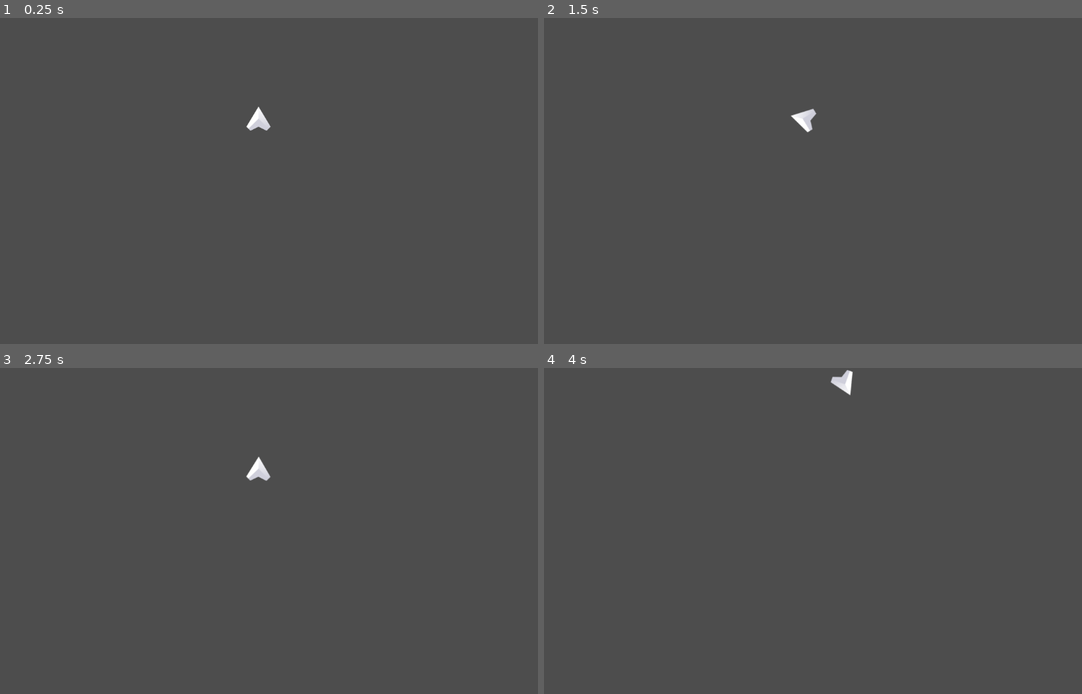
Above: before the commit, frames 1-4 (two rows, left to right).
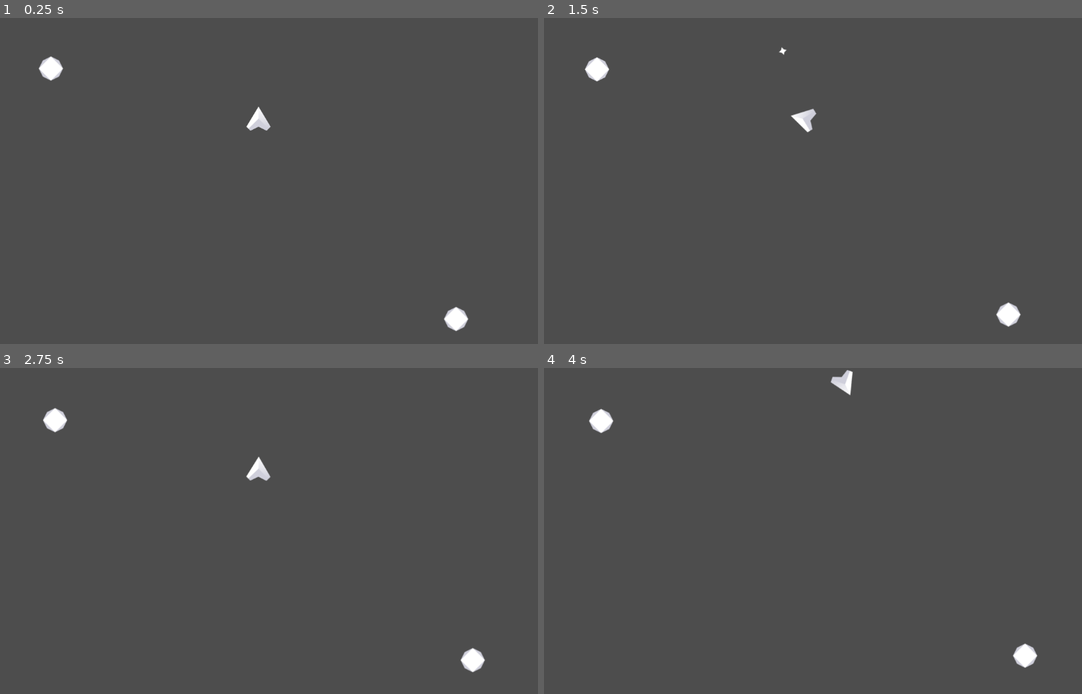
Above: after the commit, the same moments.

Repository: SkyeM33/Space-Shooter
Game: Godot game, scene res://game.tscn
Same seed, same stepped clock (60 frames per second), same inputs: the game is played once before the commit and once after it.
Inputs:
- Up to frame 1 (0.25 s): no input
- Up to frame 2 (1.5 s): hold D (Right) 0.53-1.28 s; tap Space (Shoot, bound only after the commit) at 0.6, 1.35 s; hold A (Left) from 1.28 s (still down)
- Up to frame 3 (2.75 s): release A (Left) at 2.03 s; hold D (Right) from 2.03 s (still down); tap Space (Shoot, bound only after the commit) at 2.1 s
- Up to frame 4 (4 s): release D (Right) at 2.78 s; hold W (Forward) 2.78-3.53 s; tap Space (Shoot, bound only after the commit) at 2.85, 3.6 s; hold A (Left) from 3.53 s (still down)

The runs differ from the first frame. In frame 1, 0.5% of the frame differs, in the area x 7-88%, y 11-96%; in frame 2, 0.5%, in the area x 7-89%, y 8-95%; in frame 3, 0.5%; in frame 4, 0.5%.

Commit message:
Complete Part 2

Diff:
--- /dev/null
+++ b/Asteroid/Asteroid.gd
@@ -0,0 +1,15 @@
+extends CharacterBody2D
+
+
+
+var initial_speed = 100.0
+
+func _ready():
+	velocity = Vector2(0, initial_speed*randf()).rotated(2*PI*randf())
+
+
+
+func _physics_process(_delta):
+	move_and_slide()
+	position.x = wrapf(position.x, 0, 1152)
+	position.y = wrapf(position.y, 0, 648)
--- /dev/null
+++ b/Asteroid/asteroid.tscn
@@ -0,0 +1,13 @@
+[gd_scene load_steps=3 format=3 uid="uid://bl5ba5yk3mwsk"]
+
+[ext_resource type="Script" path="res://Asteroid/Asteroid.gd" id="1_3j30x"]
+[ext_resource type="Texture2D" uid="uid://bd636ws17r47e" path="res://Assets/Assets/Assets/Meteor.png" id="2_3jdac"]
+
+[node name="Asteroid" type="CharacterBody2D"]
+script = ExtResource("1_3j30x")
+
+[node name="Sprite2D" type="Sprite2D" parent="."]
+texture = ExtResource("2_3jdac")
+
+[node name="CollisionPolygon2D" type="CollisionPolygon2D" parent="."]
+polygon = PackedVector2Array(21, -17.3, 21, -14.3, 29.1, 4, 26.3, 4, 20.3, 18, 18.6, 18, 2.6, 28, -2.5, 28, -21, 17.1, -21, 14.3, -29.1, -4, -26.2, -4, -17.2, -21, -14.5, -21, -4, -26.2, -4, -29.2)
--- /dev/null
+++ b/Player/Bullet.gd
@@ -0,0 +1,25 @@
+extends Area2D
+
+
+var speed = 10.0
+var damage = 1.0
+var velocity = Vector2.ZERO
+
+
+
+
+
+# Called when the node enters the scene tree for the first time.
+func _ready():
+	velocity = Vector2(0, -speed).rotated(rotation)
+
+
+func _process(_delta):
+	position = position + velocity
+
+func _on_body_entered(_body):
+	queue_free()
+
+
+func _on_timer_timeout():
+	queue_free()
--- a/Player/Player.gd
+++ b/Player/Player.gd
@@ -3,16 +3,26 @@
 var speed = 5
 var max_speed = 1000
 var rotate_speed = 0.15
+var nose = Vector2(0, -60)
+var Bullet = load("res://Player/bullet.tscn")
 
 
-
-func _physics_process(delta):
+func get_input():
+	var to_return = Vector2.ZERO
+	$Exhaust.hide()
+	if Input.is_action_pressed("Forward"):
+		to_return += Vector2(0,-1)
+		$Exhaust.show()
 	if Input.is_action_pressed("Left"):
 		rotation -= rotate_speed
 	if Input.is_action_pressed("Right"):
 		rotation += rotate_speed
-	if Input.is_action_pressed("Forward"):
-		velocity = velocity + Vector2(0, -speed).rotated(rotation)
+	return to_return.rotated(rotation)
+
+
+func _physics_process(_delta):
+	velocity += get_input()*speed
+	velocity = velocity.normalized() * clamp(velocity.length(), 0, max_speed)
 
 	position.x = wrapf(position.x, 0, 1152)
 	position.y = wrapf(position.y, 0, 648)
@@ -20,3 +30,11 @@
 
 
 	move_and_slide()
+
+	if Input.is_action_just_pressed("Shoot"):
+		var Effects = get_node_or_null("/root/Game/Effects")
+		if Effects != null:
+			var bullet = Bullet.instantiate()
+			bullet.rotation = rotation
+			bullet.global_position = global_position + nose.rotated(rotation)
+			Effects.add_child(bullet)
--- /dev/null
+++ b/Player/bullet.tscn
@@ -0,0 +1,24 @@
+[gd_scene load_steps=4 format=3 uid="uid://beeyhog6tmqvt"]
+
+[ext_resource type="Script" path="res://Player/Bullet.gd" id="1_aqhdy"]
+[ext_resource type="Texture2D" uid="uid://b88tuvkqljvb0" path="res://Assets/Assets/Assets/Bullet.png" id="2_f33n3"]
+
+[sub_resource type="CircleShape2D" id="CircleShape2D_m1cbc"]
+radius = 12.0
+
+[node name="Bullet" type="Area2D"]
+script = ExtResource("1_aqhdy")
+
+[node name="Sprite2D" type="Sprite2D" parent="."]
+texture = ExtResource("2_f33n3")
+
+[node name="CollisionShape2D" type="CollisionShape2D" parent="."]
+shape = SubResource("CircleShape2D_m1cbc")
+
+[node name="Timer" type="Timer" parent="."]
+wait_time = 2.0
+one_shot = true
+autostart = true
+
+[connection signal="body_entered" from="." to="." method="_on_body_entered"]
+[connection signal="timeout" from="Timer" to="." method="_on_timer_timeout"]
--- /dev/null
+++ b/Player/player.tscn
@@ -0,0 +1,21 @@
+[gd_scene load_steps=4 format=3 uid="uid://dudl2a5n1j4y7"]
+
+[ext_resource type="Script" path="res://Player/Player.gd" id="1_hecxl"]
+[ext_resource type="Texture2D" uid="uid://crffa2mldno6x" path="res://Assets/Assets/Assets/Exhaust.png" id="2_gyta2"]
+[ext_resource type="Texture2D" uid="uid://dhctslmq8o2gg" path="res://Assets/Assets/Assets/Player.png" id="3_5y77y"]
+
+[node name="Player" type="CharacterBody2D"]
+position = Vector2(512, 200)
+script = ExtResource("1_hecxl")
+metadata/_edit_group_ = true
+
+[node name="Exhaust" type="Sprite2D" parent="."]
+visible = false
+position = Vector2(0, 50)
+texture = ExtResource("2_gyta2")
+
+[node name="Sprite2D" type="Sprite2D" parent="."]
+texture = ExtResource("3_5y77y")
+
+[node name="CollisionPolygon2D" type="CollisionPolygon2D" parent="."]
+polygon = PackedVector2Array(5, -25.2, 5, -22.5, 28.3, 17, 27.2, 19, 25.9, 19, 17.9, 28, 13.6, 28, -0.700001, 21.7, -19, 29, -19, 25.9, -28, 17.9, -28, 14.4, -3, -25.6, -3, -29.2)
--- a/game.tscn
+++ b/game.tscn
@@ -1,17 +1,18 @@
 [gd_scene load_steps=3 format=3 uid="uid://ca5skdpo3f064"]
 
-[ext_resource type="Script" path="res://Player/Player.gd" id="1_ay6wh"]
-[ext_resource type="Texture2D" uid="uid://dhctslmq8o2gg" path="res://Assets/Assets/Assets/Player.png" id="1_mji68"]
+[ext_resource type="PackedScene" uid="uid://dudl2a5n1j4y7" path="res://Player/player.tscn" id="1_n6a63"]
+[ext_resource type="PackedScene" uid="uid://bl5ba5yk3mwsk" path="res://Asteroid/asteroid.tscn" id="2_jt0jv"]
 
 [node name="Game" type="Node2D"]
 
-[node name="Player" type="CharacterBody2D" parent="."]
-position = Vector2(512, 200)
-script = ExtResource("1_ay6wh")
-metadata/_edit_group_ = true
+[node name="Player" parent="." instance=ExtResource("1_n6a63")]
 
-[node name="Sprite2D" type="Sprite2D" parent="Player"]
-texture = ExtResource("1_mji68")
+[node name="Asteroid_Container" type="Node2D" parent="."]
 
-[node name="CollisionPolygon2D" type="CollisionPolygon2D" parent="Player"]
-polygon = PackedVector2Array(5, -25.2, 5, -22.5, 28.3, 17, 27.2, 19, 25.9, 19, 17.9, 28, 13.6, 28, -0.700001, 21.7, -19, 29, -19, 25.9, -28, 17.9, -28, 14.4, -3, -25.6, -3, -29.2)
+[node name="Asteroid" parent="Asteroid_Container" instance=ExtResource("2_jt0jv")]
+position = Vector2(100, 100)
+
+[node name="Asteroid2" parent="Asteroid_Container" instance=ExtResource("2_jt0jv")]
+position = Vector2(900, 600)
+
+[node name="Effects" type="Node2D" parent="."]
--- a/global.gd
+++ b/global.gd
@@ -1,5 +1,9 @@
 extends Node
 
-func _process(delta):
+
+func ready():
+	randomize()
+
+func _process(_delta):
 	if Input.is_action_pressed("Quit"):
 		get_tree().quit()
--- a/project.godot
+++ b/project.godot
@@ -41,3 +41,8 @@
 "events": [Object(InputEventKey,"resource_local_to_scene":false,"resource_name":"","device":-1,"window_id":0,"alt_press …(182 unchanged characters)…
 ]
 }
+Shoot={
+"deadzone": 0.5,
+"events": [Object(InputEventKey,"resource_local_to_scene":false,"resource_name":"","device":-1,"window_id":0,"alt_pressed":false,"shift_pressed":false,"ctrl_pressed":false,"meta_pressed":false,"pressed":false,"keycode":0,"physical_keycode":32,"key_label":0,"unicode":32,"echo":false,"script":null)
+]
+}
